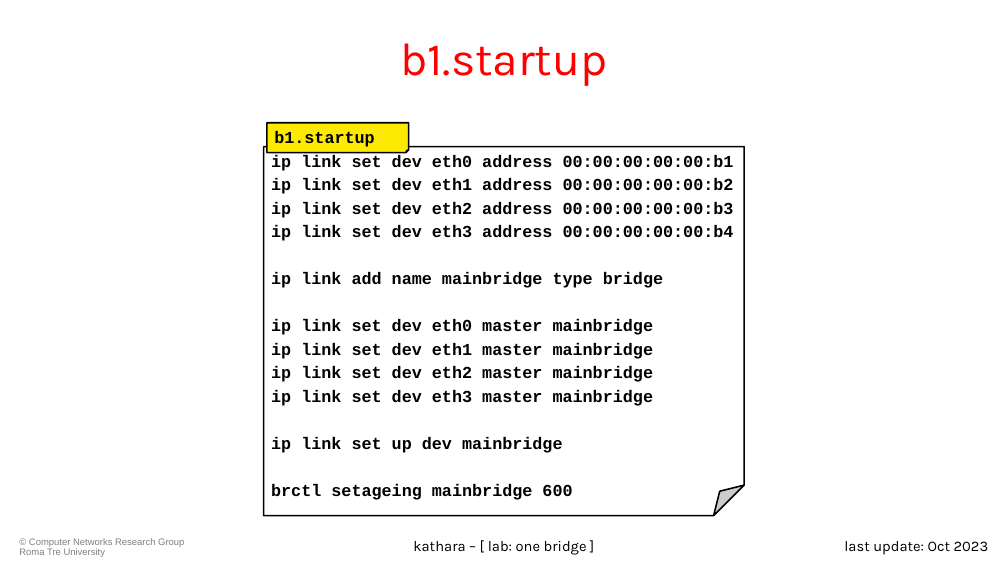
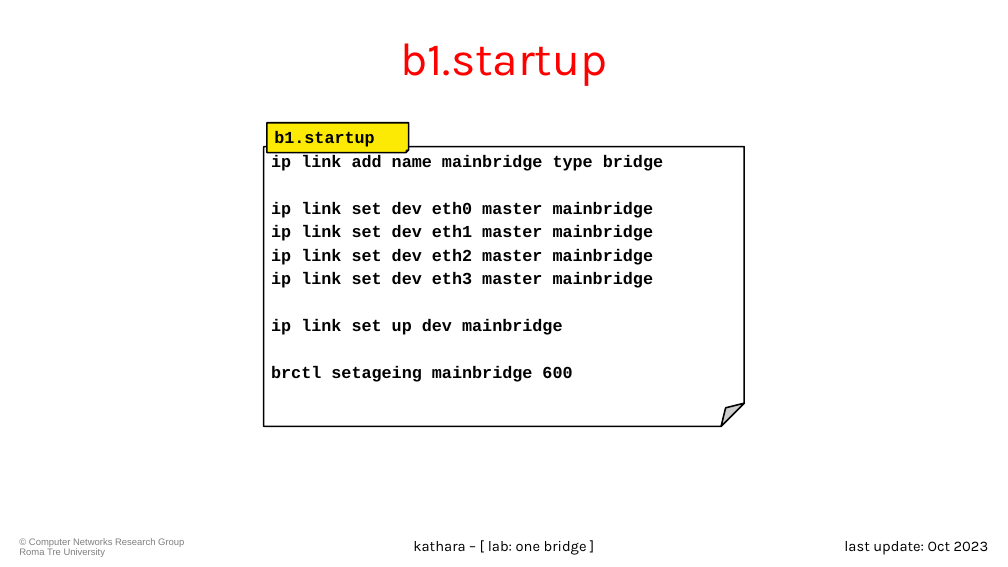
Before and after one commit to KatharaFramework/Kathara-Labs, a slide deck: slide 11 of main-labs/switching/one-bridge/0110-kathara-lab_one-bridge.pptx (slide 12 before the commit). Drawn at 1008x567 pixels with LibreOffice and Linux fonts; fonts in the diff are those of the drawing; background and template pictures are left out. Boxes give left, top, right and bottom in pixels: in the first picture for what was removed or moved away, otherwise in the second. Text is boxed around its words. In the diff, an @@ line names an element or a change of style, - is before the commit and + after.

Commit message:
Set MAC addresses in the `lab.conf` (one-bridge)

```diff
--- a/main-labs/switching/one-bridge/0110-kathara-lab_one-bridge.pptx
+++ b/main-labs/switching/one-bridge/0110-kathara-lab_one-bridge.pptx
@@ folded corner "ip link add name mainbridge ...": place and size @@
-folded corner "ip link add name mainbridge ..." at (264, 147, 745, 516)
+folded corner "ip link add name mainbridge ..." at (264, 147, 745, 426)
@@ text in folded corner at (271, 155, 734, 241): paragraphs removed @@
-ip link set dev eth0 address 00:00:00:00:00:b1
-ip link set dev eth1 address 00:00:00:00:00:b2
-ip link set dev eth2 address 00:00:00:00:00:b3
-ip link set dev eth3 address 00:00:00:00:00:b4
```
Also in this commit, not shown: 1 other slide changed, 1 slide removed, 9 other files.
